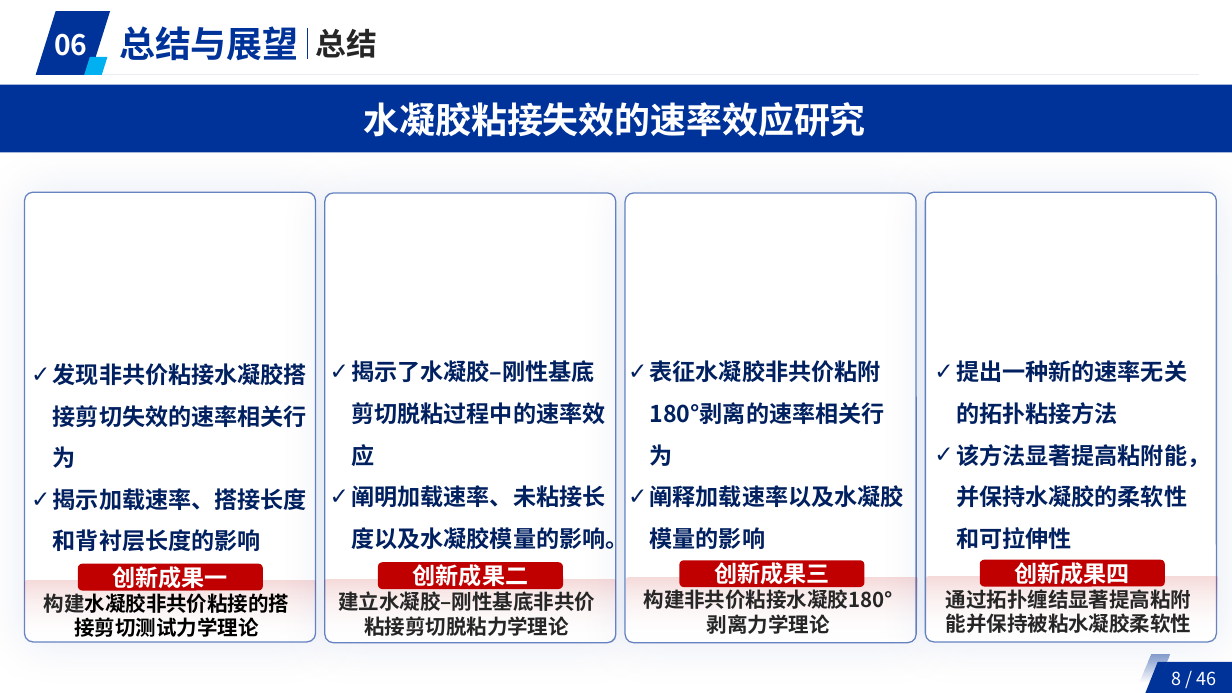
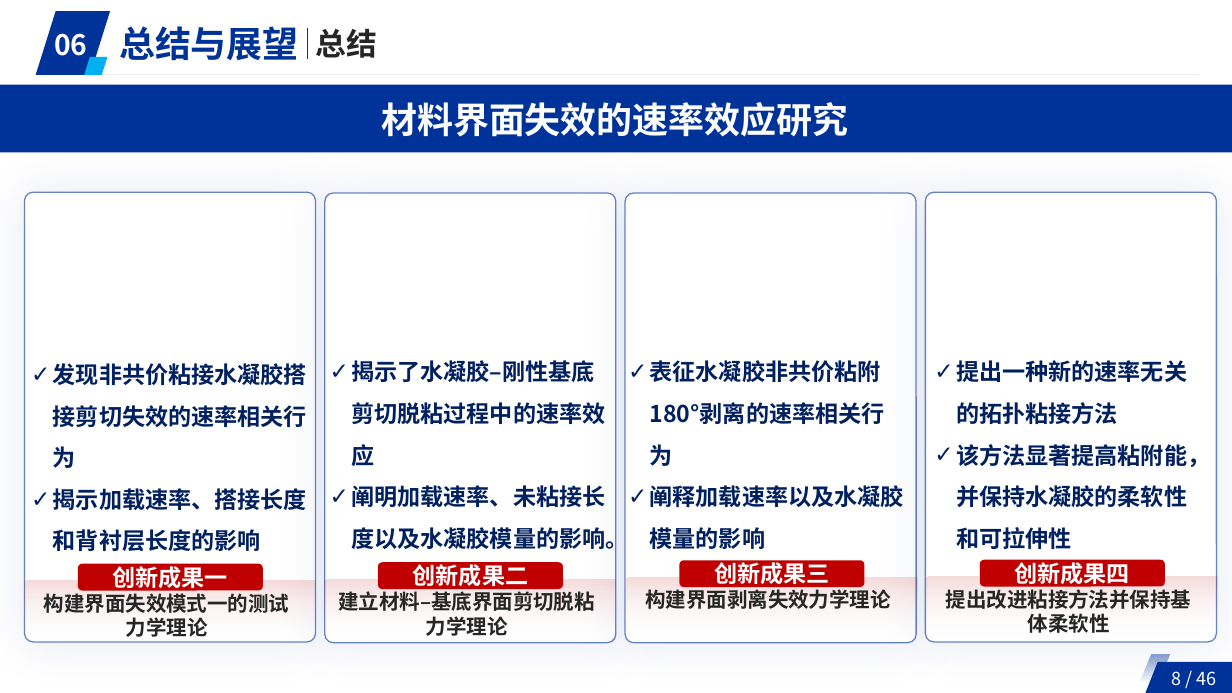
Before and after one commit to ShengLin1001/p-ppt-generate, a slide deck: slide 8 of .agents/skills/p-ppt-academic/assets/reference-deck.pptx. Drawn at 1232x693 pixels with LibreOffice and Linux fonts; fonts in the diff are those of the drawing. Boxes give left, top, right and bottom in pixels: in the first picture for what was removed or moved away, otherwise in the second. Text is boxed around its words. In the diff, an @@ line names an element or a change of style, - is before the commit and + after.

```diff
--- a/.agents/skills/p-ppt-academic/assets/reference-deck.pptx
+++ b/.agents/skills/p-ppt-academic/assets/reference-deck.pptx
@@ text at [381, 102, 848, 137]: text changed @@
-水凝胶粘接失效的速率效应研究
+材料界面失效的速率效应研究
@@ text at [44, 590, 290, 637]: text changed; text colour #000000 to #262626 @@
-构建水凝胶非共价粘接的搭接剪切测试力学理论
+构建界面失效模式一的测试力学理论
@@ text at [338, 591, 595, 636]: text changed @@
-建立水凝胶–刚性基底非共价粘接剪切脱粘力学理论
+建立材料–基底界面剪切脱粘力学理论
@@ text at [645, 589, 891, 609]: text changed @@
-构建非共价粘接水凝胶180°剥离力学理论
+构建界面剥离失效力学理论
@@ text at [946, 586, 1192, 633]: text changed @@
-通过拓扑缠结显著提高粘附能并保持被粘水凝胶柔软性
+提出改进粘接方法并保持基体柔软性
```
Also in this commit, not shown: 8 other slides changed, 8 other files.
